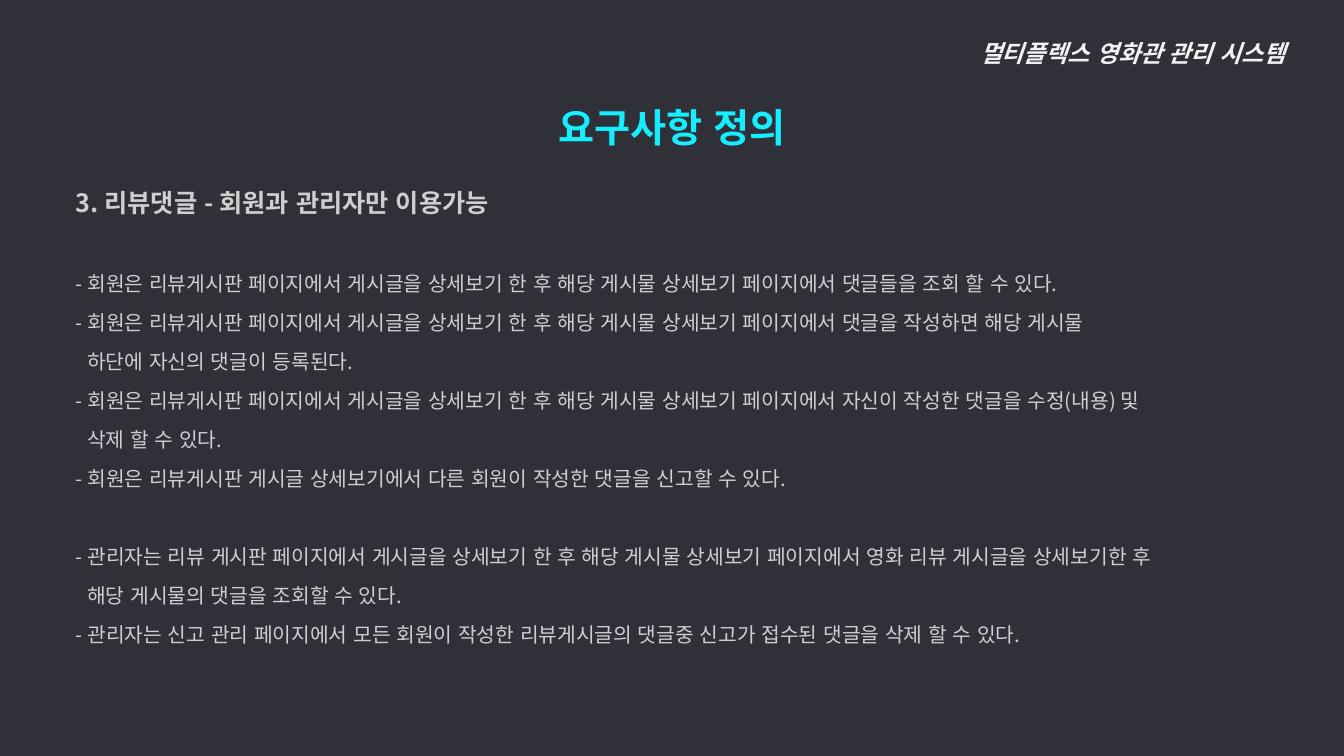
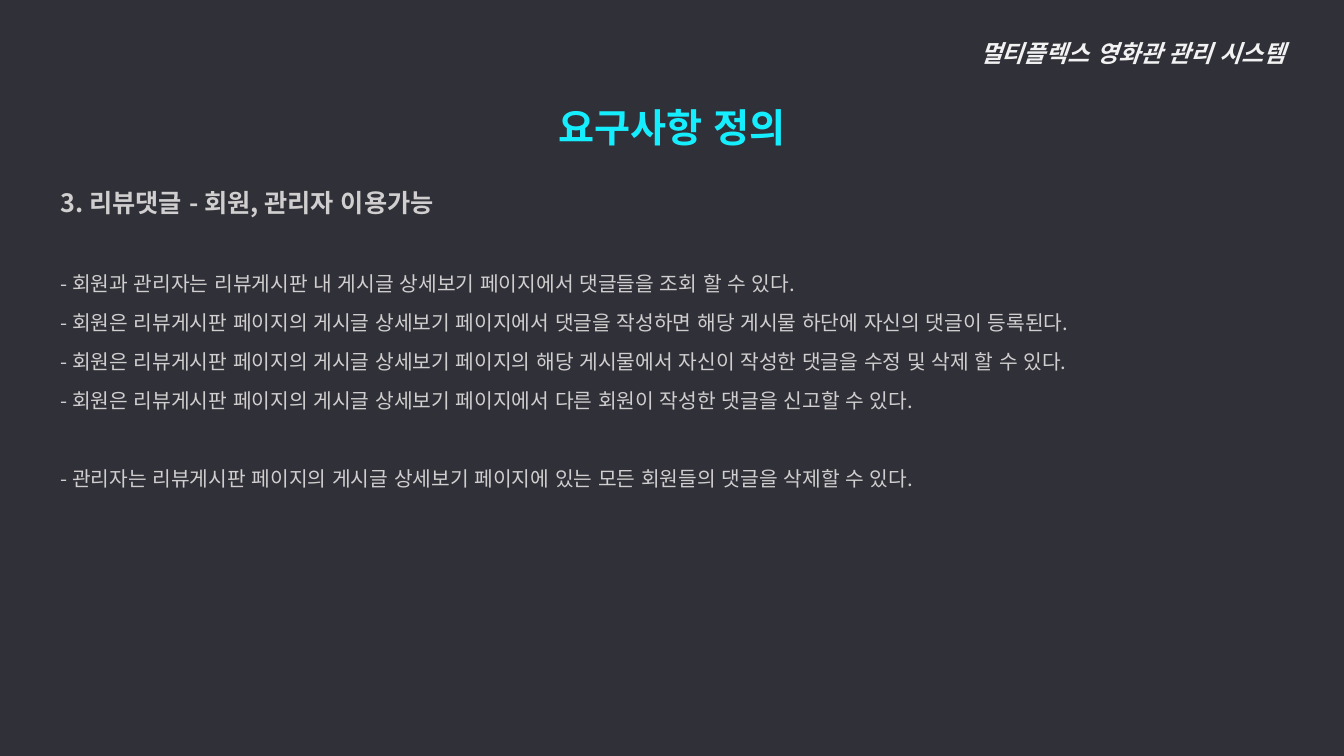
Before and after one commit to ywc-412/MultiplexTeamProject, a slide deck: slide 11 of 2조 시스템개요, 요구사항 정의.pptx. Drawn at 1344x756 pixels with LibreOffice and Linux fonts; fonts in the diff are those of the drawing. Boxes give left, top, right and bottom in pixels: in the first picture for what was removed or moved away, otherwise in the second. Text is boxed around its words. In the diff, an @@ line names an element or a change of style, - is before the commit and + after.

```diff
--- a/2조 시스템개요, 요구사항 정의.pptx
+++ b/2조 시스템개요, 요구사항 정의.pptx
@@ text at (60, 191, 1068, 488): text changed @@
-  3. 리뷰댓글 - 회원과 관리자만 이용가능
-  - 회원은 리뷰게시판 페이지에서 게시글을 상세보기 한 후 해당 게시물 상세보기 페이지에서 댓글들을 조회 할 수 있다.
-  - 회원은 리뷰게시판 페이지에서 게시글을 상세보기 한 후 해당 게시물 상세보기 페이지에서 댓글을 작성하면 해당 게시물
-  하단에 자신의 댓글이 등록된다.
-  - 회원은 리뷰게시판 페이지에서 게시글을 상세보기 한 후 해당 게시물 상세보기 페이지에서 자신이 작성한 댓글을 수정(내용) 및
-  삭제 할 수 있다.
-  - 회원은 리뷰게시판 게시글 상세보기에서 다른 회원이 작성한 댓글을 신고할 수 있다.
-  - 관리자는 리뷰 게시판 페이지에서 게시글을 상세보기 한 후 해당 게시물 상세보기 페이지에서 영화 리뷰 게시글을 상세보기한 후
-  해당 게시물의 댓글을 조회할 수 있다.
-  - 관리자는 신고 관리 페이지에서 모든 회원이 작성한 리뷰게시글의 댓글중 신고가 접수된 댓글을 삭제 할 수 있다.
+  3. 리뷰댓글 - 회원, 관리자 이용가능
+  - 회원과 관리자는 리뷰게시판 내 게시글 상세보기 페이지에서 댓글들을 조회 할 수 있다.
+  - 회원은 리뷰게시판 페이지의 게시글 상세보기 페이지에서 댓글을 작성하면 해당 게시물 하단에 자신의 댓글이 등록된다.
+  - 회원은 리뷰게시판 페이지의 게시글 상세보기 페이지의 해당 게시물에서 자신이 작성한 댓글을 수정 및 삭제 할 수 있다.
+  - 회원은 리뷰게시판 페이지의 게시글 상세보기 페이지에서 다른 회원이 작성한 댓글을 신고할 수 있다.
+  - 관리자는 리뷰게시판 페이지의 게시글 상세보기 페이지에 있는 모든 회원들의 댓글을 삭제할 수 있다.
```
Also in this commit, not shown: 13 other slides changed, 2 slides added.
